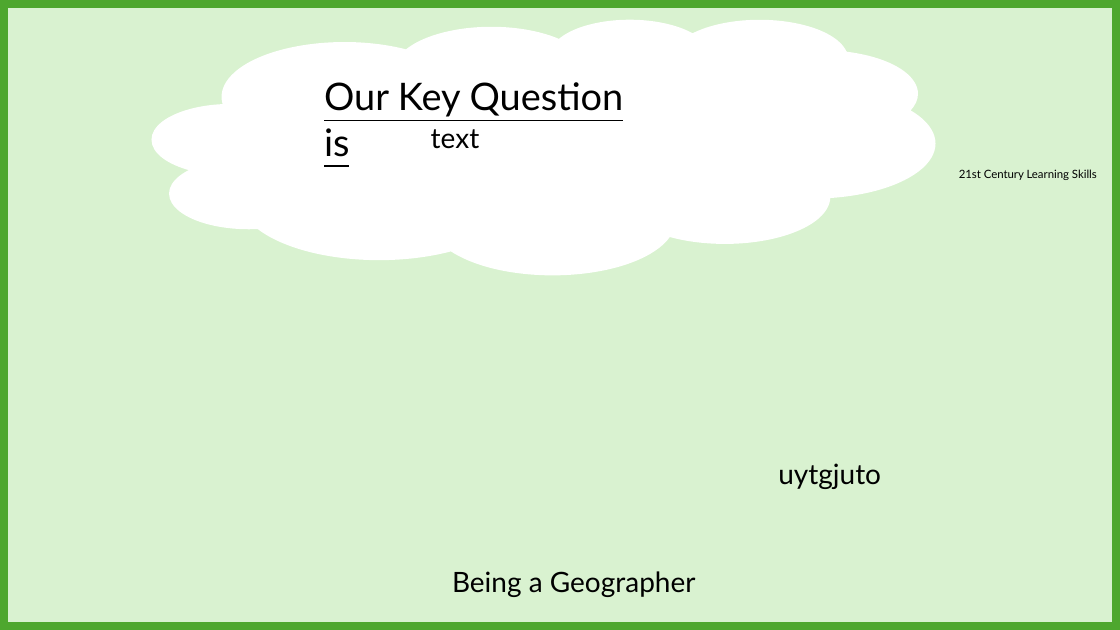
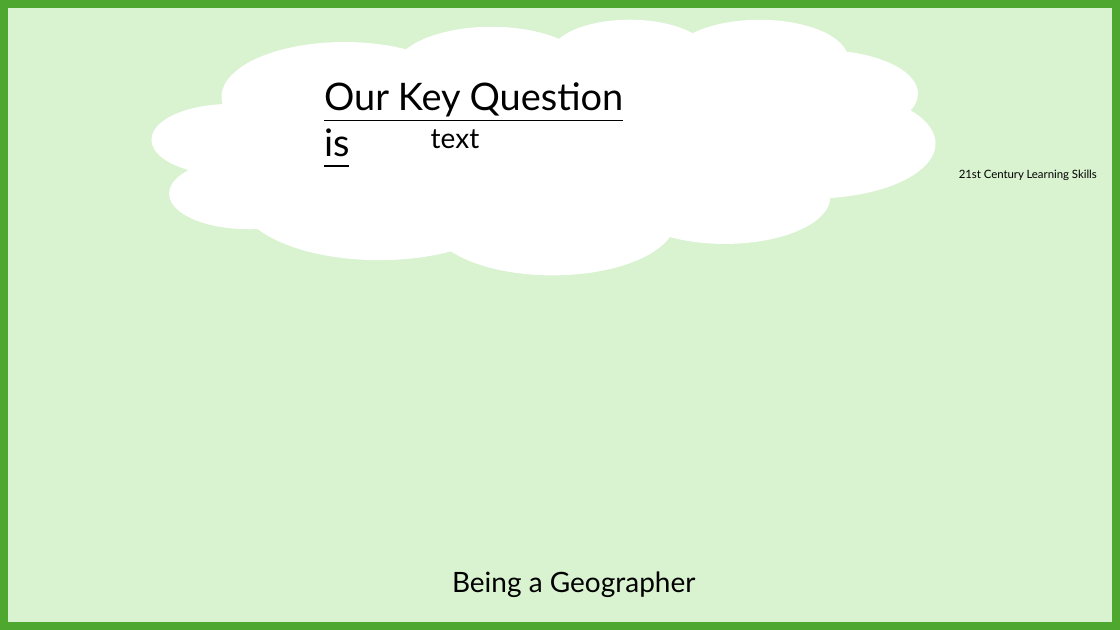
Before and after one commit to imcl75/claude_files, a slide deck: slide 1 of Geography/geographers_template.pptx. Drawn at 1120x630 pixels with LibreOffice and Linux fonts; fonts in the diff are those of the drawing; background and template pictures are left out. Boxes give left, top, right and bottom in pixels: in the first picture for what was removed or moved away, otherwise in the second. Text is boxed around its words. In the diff, an @@ line names an element or a change of style, - is before the commit and + after.

```diff
--- a/Geography/geographers_template.pptx
+++ b/Geography/geographers_template.pptx
@@ text removed at <box>778,463,881,489</box> @@
-uytgjuto
```
